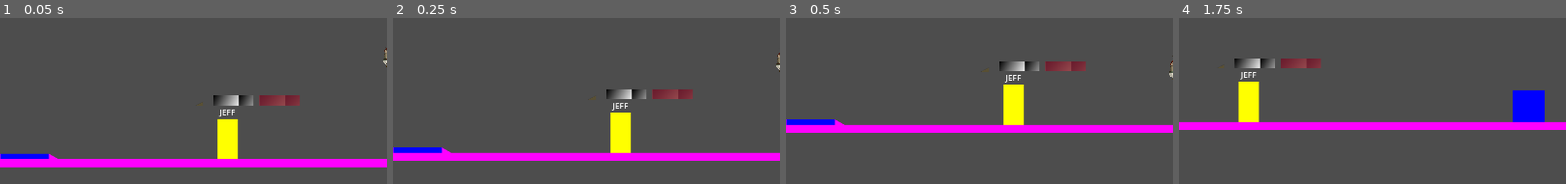
Above: before the commit, frames 1-4 (left to right).
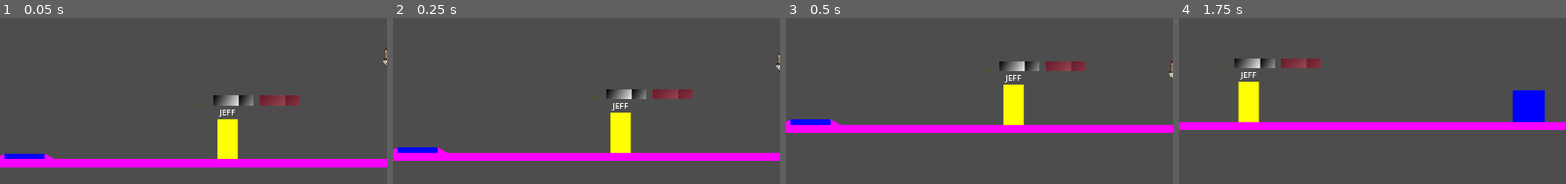
Above: after the commit, the same moments.

Repository: M4przybysz/Kamen-z-serca
Game: Godot game, scene res://src/main/main.tscn
The game is run twice, just before and just after one commit, with the same random seed, the same clock (stepped at 60 frames per second) and the same inputs.
Inputs (mouse positions are % of the whole screen's width and height, from its top left):
- Up to frame 1 (0.05 s): no input
- Up to frame 2 (0.25 s): no input
- Up to frame 3 (0.5 s): no input
- Up to frame 4 (1.75 s): move the mouse to (72, 52) at 0.52 s; hold D (move_right) from 0.53 s (still down); tap Mouse wheel down (change_feather_down) at 0.6 s; tap Space (jump) at 0.77, 1.52 s; move the mouse to (30, 65) at 1.27 s; tap Mouse wheel up (change_feather_up) at 1.35 s
The pictures show only the part of the screen within x 0-50%, y 46-96%; the shares and areas given below are measured in that part.

The runs differ from the first frame. In frame 1, 0.1% of the frame differs, in the area x 0-15%, y 81-85%; in frame 2, 0.1%, in the area x 0-16%, y 77-82%; in frame 3, 0.1%; in frame 4, nothing differs.

Commit message:
Added pressure plate mechanics and disappearing door. Added some fixes to delta warnings

Diff:
--- a/la_creatura_game/src/gameplay/gameplay.gd
+++ b/la_creatura_game/src/gameplay/gameplay.gd
@@ -15,7 +15,7 @@
 	# load_level(0)
 
 # Called every frame. 'delta' is the elapsed time since the previous frame.
-func _process(delta: float) -> void:
+func _process(_delta: float) -> void:
 	pass
 
 func decrease_hp(value: int) -> void:
--- a/la_creatura_game/src/main/main.gd
+++ b/la_creatura_game/src/main/main.gd
@@ -5,9 +5,9 @@
 	pass # Replace with function body.
 
 # Called every frame. 'delta' is the elapsed time since the previous frame.
-func _process(delta: float) -> void:
+func _process(_delta: float) -> void:
 	pass
 
-func _input(event: InputEvent) -> void:
+func _input(_event: InputEvent) -> void:
 	if Input.is_action_just_pressed("quit"):
 		get_tree().quit()
--- a/la_creatura_game/src/player/player.gd
+++ b/la_creatura_game/src/player/player.gd
@@ -76,7 +76,7 @@
 #########################################
 # Input handling
 #########################################
-func _input(event: InputEvent) -> void:
+func _input(_event: InputEvent) -> void:
 	# Handle jump.
 	if Input.is_action_just_pressed("jump") && (is_on_floor() || isGrabbing) && !isDashing:
 		if isGrabbing:
--- /dev/null
+++ b/la_creatura_game/src/templates/puzzles/door.gd
@@ -0,0 +1,4 @@
+extends StaticBody2D
+
+func activate() -> void:
+	queue_free()
--- /dev/null
+++ b/la_creatura_game/src/templates/puzzles/door.tscn
@@ -0,0 +1,19 @@
+[gd_scene load_steps=3 format=3 uid="uid://dr0v8ycq04gce"]
+
+[ext_resource type="Script" path="res://src/templates/puzzles/door.gd" id="1_tqgie"]
+
+[sub_resource type="RectangleShape2D" id="RectangleShape2D_1u5sh"]
+size = Vector2(20, 500)
+
+[node name="Door" type="StaticBody2D"]
+script = ExtResource("1_tqgie")
+
+[node name="ColorRect" type="ColorRect" parent="."]
+offset_left = -10.0
+offset_top = -250.0
+offset_right = 10.0
+offset_bottom = 250.0
+color = Color(0, 0, 1, 1)
+
+[node name="CollisionShape2D" type="CollisionShape2D" parent="."]
+shape = SubResource("RectangleShape2D_1u5sh")
--- /dev/null
+++ b/la_creatura_game/src/templates/puzzles/pushable_objects_and_pressure_plates/pressure_plate.gd
@@ -0,0 +1,19 @@
+extends StaticBody2D
+
+@onready var plate_collision: CollisionShape2D = $CollisionShape2D3
+@onready var plate_color: ColorRect = $CollisionShape2D3/ColorRect3
+@onready var block_detection: CollisionShape2D = $CollisionShape2D3/Area2D/CollisionShape2D
+@onready var movement_lock_timer: Timer = $MovementLockTimer
+
+@export var connected_thing: StaticBody2D
+
+func _on_area_2d_body_entered(body: Node2D) -> void:
+	if body.is_in_group("pushable_object"):
+		plate_collision.set_deferred("disabled", true)
+		block_detection.set_deferred("disabled", true)
+		plate_color.visible = false
+		body.queue_free()
+		do_the_thing()
+
+func do_the_thing() -> void:
+	connected_thing.activate()
--- a/la_creatura_game/src/templates/puzzles/pushable_objects_and_pressure_plates/pressure_plate.tscn
+++ b/la_creatura_game/src/templates/puzzles/pushable_objects_and_pressure_plates/pressure_plate.tscn
@@ -1,4 +1,6 @@
-[gd_scene load_steps=5 format=3 uid="uid://j8ypnmnq51x8"]
+[gd_scene load_steps=6 format=3 uid="uid://j8ypnmnq51x8"]
+
+[ext_resource type="Script" path="res://src/templates/puzzles/pushable_objects_and_pressure_plates/pressure_plate.gd" id="1_qdhir"]
 
 [sub_resource type="SegmentShape2D" id="SegmentShape2D_46jyf"]
 b = Vector2(0, 30)
@@ -7,32 +9,36 @@
 b = Vector2(0, 30)
 
 [sub_resource type="RectangleShape2D" id="RectangleShape2D_nlft8"]
-size = Vector2(120, 14)
+size = Vector2(100, 14)
 
 [sub_resource type="RectangleShape2D" id="RectangleShape2D_0t2ua"]
-size = Vector2(100, 10)
+size = Vector2(20, 10)
 
 [node name="PressurePlate" type="StaticBody2D"]
 collision_layer = 33
 collision_mask = 33
+script = ExtResource("1_qdhir")
+
+[node name="MovementLockTimer" type="Timer" parent="."]
+wait_time = 0.05
 
 [node name="CollisionShape2D2" type="CollisionShape2D" parent="."]
-position = Vector2(-60, -7)
+position = Vector2(-50, -7)
 rotation = 1.0472
 shape = SubResource("SegmentShape2D_46jyf")
 
 [node name="ColorRect" type="ColorRect" parent="CollisionShape2D2"]
-offset_right = 13.0
+offset_right = 17.0
 offset_bottom = 30.0
 color = Color(1, 0, 1, 1)
 
 [node name="CollisionShape2D" type="CollisionShape2D" parent="."]
-position = Vector2(60, -7)
+position = Vector2(50, -7)
 rotation = -1.0472
 shape = SubResource("SegmentShape2D_w41lm")
 
 [node name="ColorRect2" type="ColorRect" parent="CollisionShape2D"]
-offset_left = -13.0
+offset_left = -17.0
 offset_bottom = 30.0
 color = Color(1, 0, 1, 1)
 
@@ -40,14 +46,19 @@
 shape = SubResource("RectangleShape2D_nlft8")
 
 [node name="ColorRect3" type="ColorRect" parent="CollisionShape2D3"]
-offset_left = -60.0
+offset_left = -50.0
 offset_top = -7.0
-offset_right = 60.0
+offset_right = 50.0
 offset_bottom = 7.0
 color = Color(0, 0, 1, 1)
 
 [node name="Area2D" type="Area2D" parent="CollisionShape2D3"]
+collision_layer = 32
+collision_mask = 32
 
 [node name="CollisionShape2D" type="CollisionShape2D" parent="CollisionShape2D3/Area2D"]
-position = Vector2(0, -4)
+position = Vector2(0, -12)
 shape = SubResource("RectangleShape2D_0t2ua")
+
+[connection signal="timeout" from="MovementLockTimer" to="." method="_on_movement_lock_timer_timeout"]
+[connection signal="body_entered" from="CollisionShape2D3/Area2D" to="." method="_on_area_2d_body_entered"]
--- a/la_creatura_game/src/templates/puzzles/pushable_objects_and_pressure_plates/pushable_object.tscn
+++ b/la_creatura_game/src/templates/puzzles/pushable_objects_and_pressure_plates/pushable_object.tscn
@@ -7,6 +7,7 @@
 collision_layer = 32
 collision_mask = 32
 gravity_scale = 3.0
+lock_rotation = true
 
 [node name="ColorRect" type="ColorRect" parent="."]
 offset_left = -40.0
--- a/la_creatura_game/src/test_elements/levels/programmers_playground.tscn
+++ b/la_creatura_game/src/test_elements/levels/programmers_playground.tscn
@@ -9,6 +9,7 @@
 [ext_resource type="PackedScene" uid="uid://vhd8wu8sob1g" path="res://src/templates/enviroment/Platform_slowing.tscn" id="6_kn8ie"]
 [ext_resource type="PackedScene" uid="uid://b15myy0524ijj" path="res://src/templates/puzzles/pushable_objects_and_pressure_plates/pushable_object.tscn" id="8_7rcs7"]
 [ext_resource type="PackedScene" uid="uid://j8ypnmnq51x8" path="res://src/templates/puzzles/pushable_objects_and_pressure_plates/pressure_plate.tscn" id="9_e0jtf"]
+[ext_resource type="PackedScene" uid="uid://dr0v8ycq04gce" path="res://src/templates/puzzles/door.tscn" id="10_7wred"]
 
 [sub_resource type="PhysicsMaterial" id="PhysicsMaterial_yoxu6"]
 
@@ -167,7 +168,10 @@
 
 [node name="PushableObject" parent="Puzzles" instance=ExtResource("8_7rcs7")]
 position = Vector2(798, 565)
-lock_rotation = true
 
-[node name="PressurePlate" parent="Puzzles" instance=ExtResource("9_e0jtf")]
+[node name="PressurePlate" parent="Puzzles" node_paths=PackedStringArray("connected_thing") instance=ExtResource("9_e0jtf")]
 position = Vector2(-399, 643)
+connected_thing = NodePath("../Door")
+
+[node name="Door" parent="Puzzles" instance=ExtResource("10_7wred")]
+position = Vector2(-781, 400)
--- a/la_creatura_game/src/ui/ui.gd
+++ b/la_creatura_game/src/ui/ui.gd
@@ -12,7 +12,7 @@
 	hp_vfx = screen_break1
 
 # Called every frame. 'delta' is the elapsed time since the previous frame.
-func _process(delta: float) -> void:
+func _process(_delta: float) -> void:
 	pass
 
 func set_hp(hp):
Not shown: 1 places in la_creatura_game/src/test_elements/levels/programmers_playground.tscn that only renumber resources
